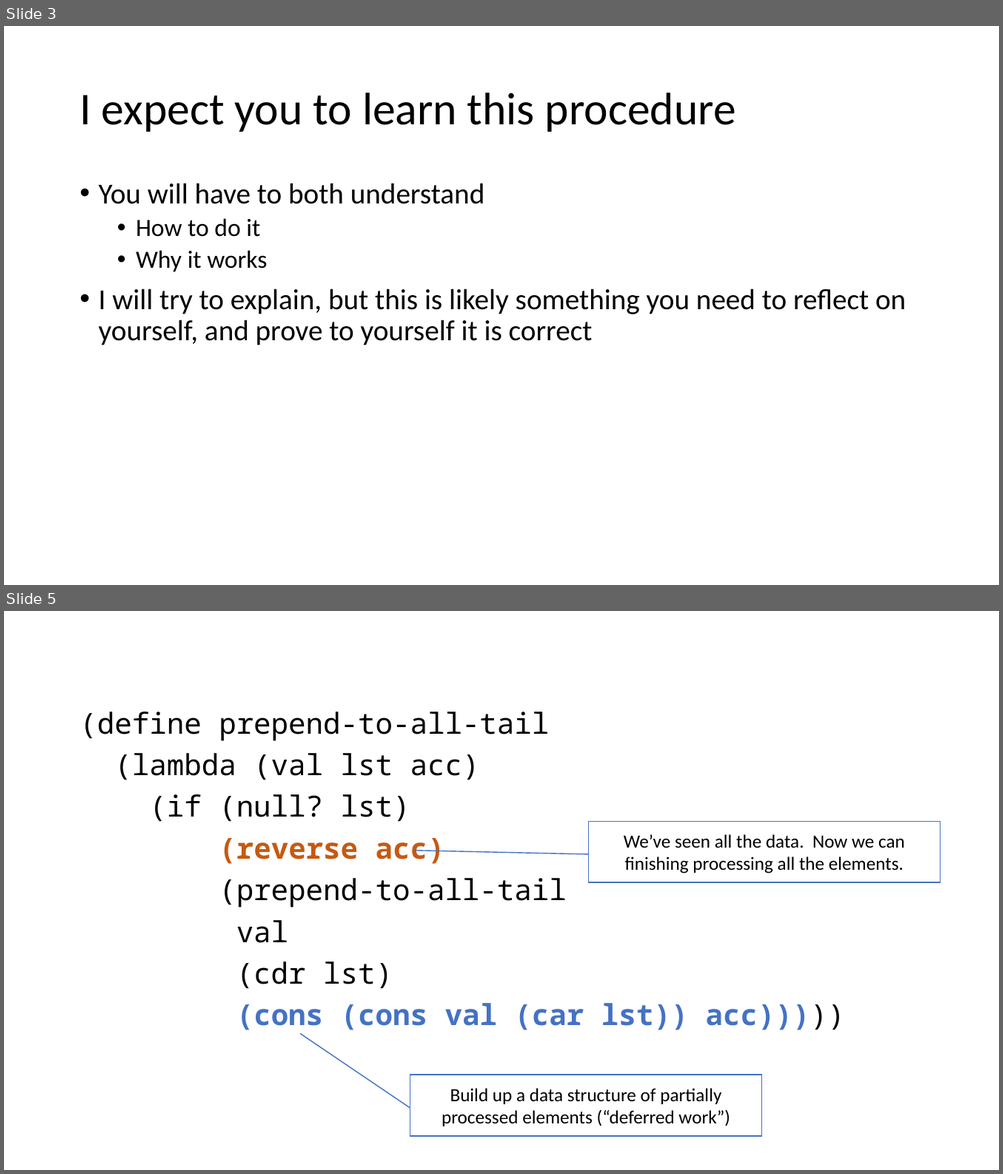
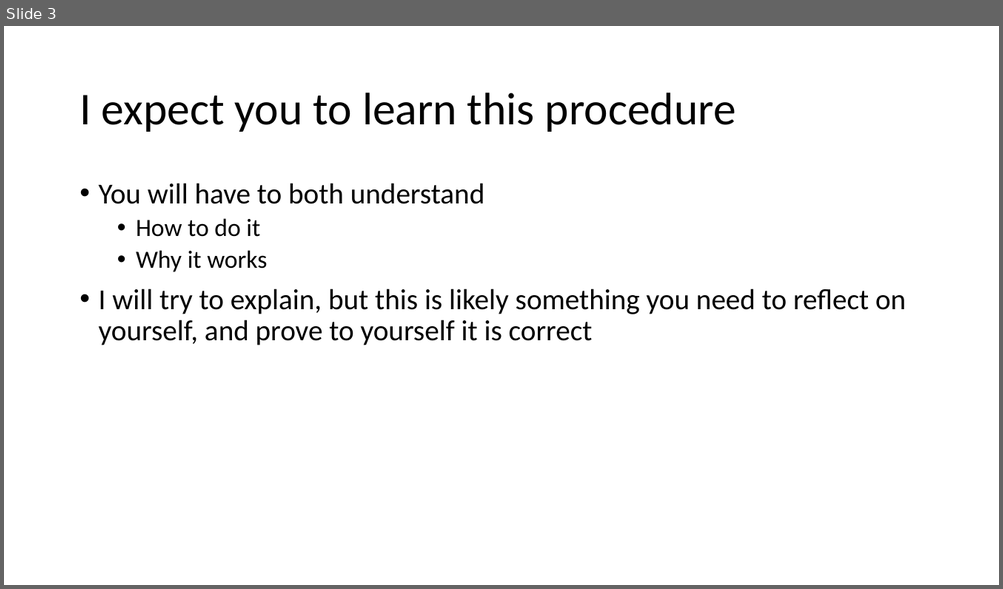
Before and after one commit to RHIT-CSSE/csse304, a slide deck: ClassMaterials/CPS/CPS intro.pptx. Shown one above the other, each under a label of ours: slides 3 and 5 before the commit, slide 3 after it; the slides between them are not shown. The pictures are 1003x1174 and 1003x589 pixels, drawn with LibreOffice and Linux fonts; fonts in the diff are those of the drawing. Boxes give left, top, right and bottom in pixels: in the first picture for what was removed or moved away, otherwise in the second. Text is boxed around its words. In the diff, an @@ line names an element or a change of style, - is before the commit and + after.

```diff
--- a/ClassMaterials/CPS/CPS intro.pptx
+++ b/ClassMaterials/CPS/CPS intro.pptx
@@ slide 5 removed at (x1=4, y1=611, x2=999, y2=1170), background #FFFFFF @@
@@ text removed at (x1=79, y1=712, x2=845, y2=1031) @@
-(define prepend-to-all-tail
-(lambda (val lst acc)
-(if (null? lst)
-(reverse acc)
-(prepend-to-all-tail
-val
-(cdr lst)
-(cons (cons val (car lst)) acc)))))
@@ border callout removed at (x1=588, y1=821, x2=939, y2=883) @@
-We’ve seen all the data. Now we can finishing processing all the elements.
@@ border callout removed at (x1=410, y1=1075, x2=761, y2=1136) @@
-Build up a data structure of partially processed elements (“deferred work”)
```
Also in this commit, not shown: 2 slides changed, 3 slides added, 3 other slides removed, 4 other files.
